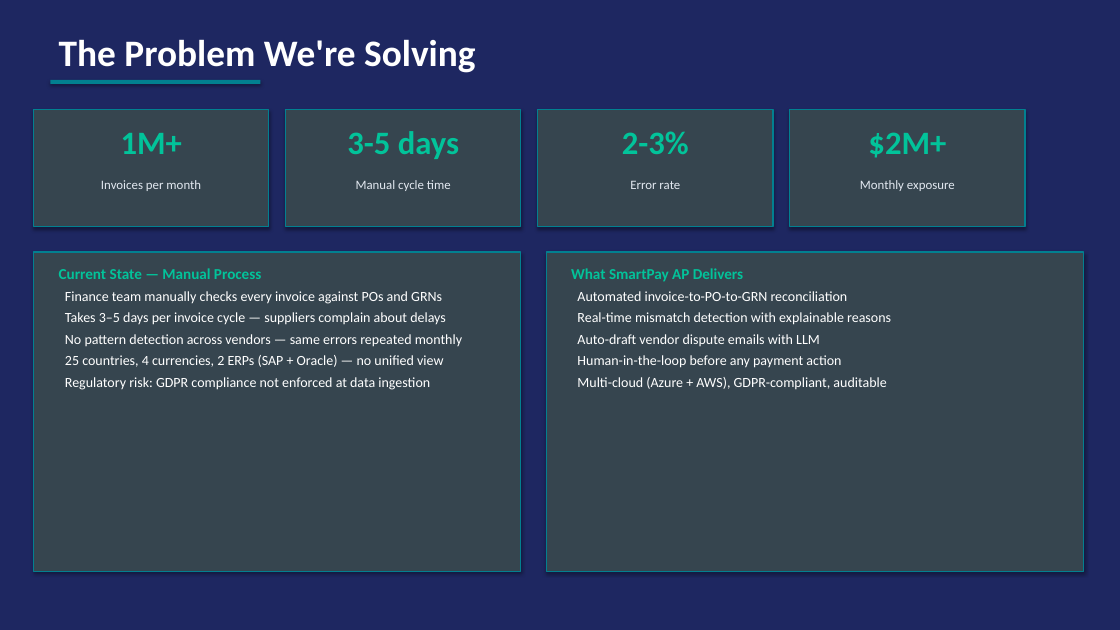
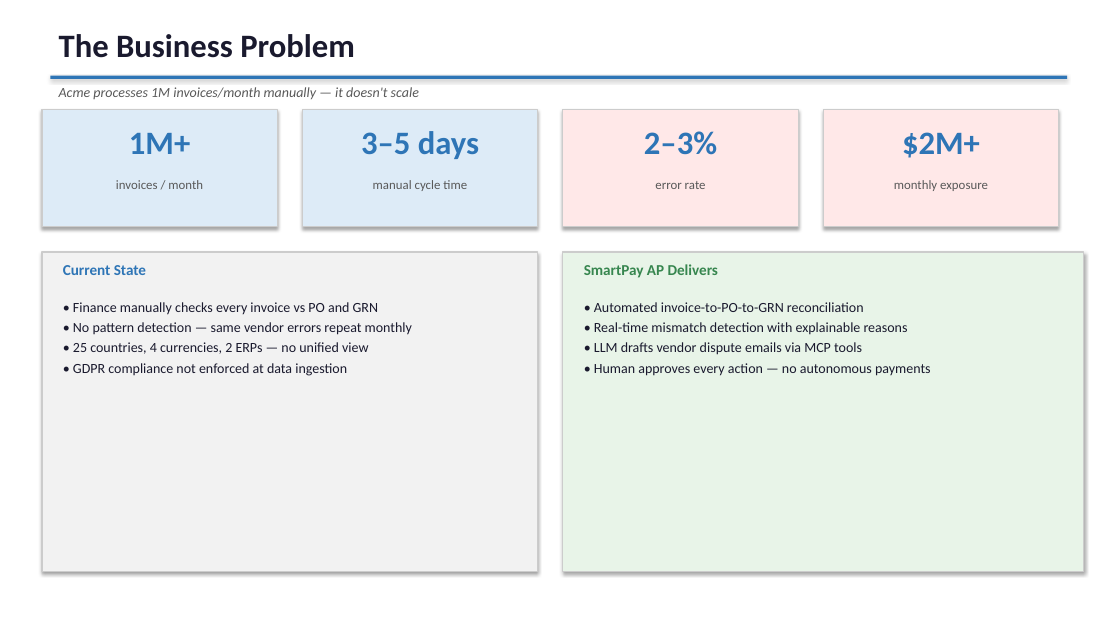
Before and after one commit to AkProjectRepo/smartpay-ap, a slide deck: slide 2 of docs/SmartPay AP Architecture D1.pptx. Drawn at 1120x630 pixels with LibreOffice and Linux fonts; fonts in the diff are those of the drawing. Boxes give left, top, right and bottom in pixels: in the first picture for what was removed or moved away, otherwise in the second. Text is boxed around its words. In the diff, an @@ line names an element or a change of style, - is before the commit and + after.

```diff
--- a/docs/SmartPay AP Architecture D1.pptx
+++ b/docs/SmartPay AP Architecture D1.pptx
@@ rectangle at <box>0,0,1120,630</box>: fill #1E2761 to #FFFFFF @@
@@ text at <box>59,34,355,58</box>: text changed; size 32 to 28 pt; text colour #FFFFFF to #1A1A2E @@
-The Problem We're Solving
+The Business Problem
@@ rectangle: place and size @@
-rectangle at <box>50,80,260,84</box>
+rectangle at <box>50,76,1067,79</box>
@@ rectangle at <box>50,76,1067,79</box>: fill #028090 to #2E75B6 @@
@@ text added at <box>59,87,419,99</box>, 12 pt, text #595959, italic @@
+Acme processes 1M invoices/month manually — it doesn't scale
@@ rectangle: place and size @@
-rectangle at <box>34,109,269,227</box>
+rectangle at <box>42,109,277,227</box>
@@ rectangle at <box>42,109,277,227</box>: fill #36454F to #DDEBF7; outline #028090 1 pt to #CCCCCC 1 pt @@
@@ text "1M+": place and size @@
-text "1M+" at <box>121,133,182,154</box>
+text "1M+" at <box>129,133,190,154</box>
@@ text "1M+" at <box>129,133,190,154</box>: text colour #02C39A to #2E75B6 @@
@@ rectangle at <box>302,109,538,227</box>: fill #36454F to #DDEBF7; outline #028090 1 pt to #CCCCCC 1 pt @@
@@ rectangle: place and size @@
-rectangle at <box>286,109,521,227</box>
+rectangle at <box>302,109,538,227</box>
@@ rectangle: place and size @@
-rectangle at <box>538,109,773,227</box>
+rectangle at <box>563,109,798,227</box>
@@ rectangle at <box>563,109,798,227</box>: fill #36454F to #FFE8E8; outline #028090 1 pt to #CCCCCC 1 pt @@
@@ rectangle at <box>823,109,1059,227</box>: fill #36454F to #FFE8E8; outline #028090 1 pt to #CCCCCC 1 pt @@
@@ rectangle: place and size @@
-rectangle at <box>790,109,1025,227</box>
+rectangle at <box>823,109,1059,227</box>
@@ text "$2M+" at <box>902,132,980,158</box>: text colour #02C39A to #2E75B6 @@
@@ text "$2M+": place and size @@
-text "$2M+" at <box>868,132,946,158</box>
+text "$2M+" at <box>902,132,980,158</box>
@@ text at <box>361,131,479,159</box>: text changed; text colour #02C39A to #2E75B6 @@
-3-5 days
+3–5 days
@@ text at <box>644,131,717,155</box>: text changed; text colour #02C39A to #2E75B6 @@
-2-3%
+2–3%
@@ text at <box>116,180,203,189</box>: text changed; text colour #E2E8F0 to #595959 @@
-Invoices per month
+invoices / month
@@ text at <box>373,180,467,191</box>: text changed; text colour #E2E8F0 to #595959 @@
-Manual cycle time
+manual cycle time
@@ text at <box>655,181,706,189</box>: text changed; text colour #E2E8F0 to #595959 @@
-Error rate
+error rate
@@ text at <box>894,180,988,191</box>: text changed; text colour #E2E8F0 to #595959 @@
-Monthly exposure
+monthly exposure
@@ rectangle: place and size @@
-rectangle at <box>34,252,521,571</box>
+rectangle at <box>42,252,538,571</box>
@@ rectangle at <box>42,252,538,571</box>: fill #36454F to #F2F2F2; outline #028090 1 pt to #CCCCCC 1 pt @@
@@ text added at <box>63,265,146,275</box>, 13 pt, text #2E75B6, bold @@
+Current State
@@ rectangle: place and size @@
-rectangle at <box>546,252,1084,571</box>
+rectangle at <box>563,252,1084,571</box>
@@ rectangle at <box>563,252,1084,571</box>: fill #36454F to #E8F4E8; outline #028090 1 pt to #CCCCCC 1 pt @@
@@ text added at <box>584,264,718,278</box>, 13 pt, text #37864F, bold @@
+SmartPay AP Delivers
@@ text at <box>73,302,412,376</box>: text changed; text colour #FFFFFF to #1A1A2E @@
-Current State — Manual Process
-Finance team manually checks every invoice against POs and GRNs
-Takes 3–5 days per invoice cycle — suppliers complain about delays
-No pattern detection across vendors — same errors repeated monthly
-25 countries, 4 currencies, 2 ERPs (SAP + Oracle) — no unified view
-Regulatory risk: GDPR compliance not enforced at data ingestion
+• Finance manually checks every invoice vs PO and GRN
+• No pattern detection — same vendor errors repeat monthly
+• 25 countries, 4 currencies, 2 ERPs — no unified view
+• GDPR compliance not enforced at data ingestion
@@ text at <box>594,302,931,376</box>: text changed; text colour #FFFFFF to #1A1A2E @@
-What SmartPay AP Delivers
-Automated invoice-to-PO-to-GRN reconciliation
-Real-time mismatch detection with explainable reasons
-Auto-draft vendor dispute emails with LLM
-Human-in-the-loop before any payment action
-Multi-cloud (Azure + AWS), GDPR-compliant, auditable
+• Automated invoice-to-PO-to-GRN reconciliation
+• Real-time mismatch detection with explainable reasons
+• LLM drafts vendor dispute emails via MCP tools
+• Human approves every action — no autonomous payments
```
Also in this commit, not shown: 4 other slides changed, 8 slides added, 7 slides removed, 1 other file.
